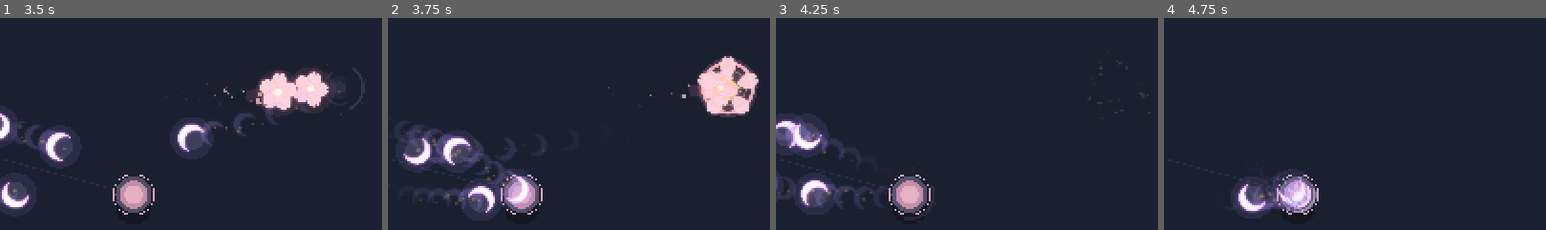
Above: before the commit, frames 1-4 (left to right).
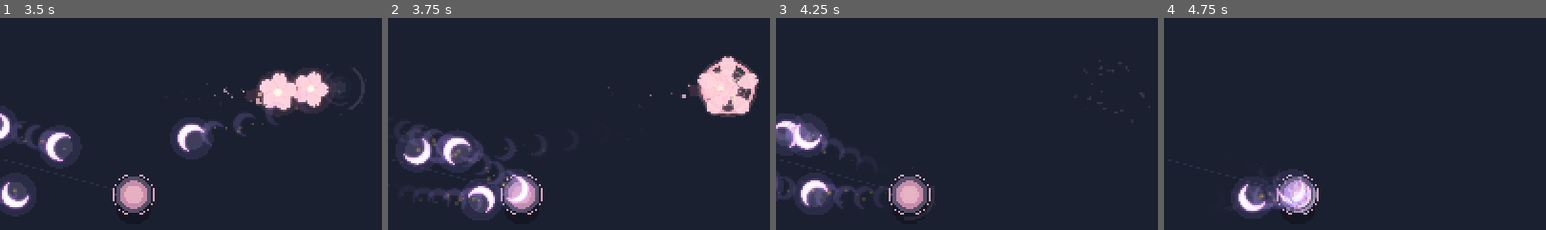
Above: after the commit, the same moments.

Repository: LittleEvasn/Test-Room
Game: Godot game, scene res://scenes/main.tscn
The game is run twice, just before and just after one commit, with the same random seed, the same clock (stepped at 60 frames per second) and the same inputs.
Inputs (mouse positions are % of the whole screen's width and height, from its top left):
- Up to frame 1 (3.5 s): tap Enter at 0.5 s; move the mouse to (72, 44) at 0.52 s; hold Up 0.53-1.28 s; tap 1 at 0.6 s; click (72, 44) at 0.67 s; tap Space at 0.77, 1.52, 3.02 s; move the mouse to (30, 54) at 1.27 s; hold Down 1.28-2.03 s; tap 2 at 1.35 s; move the mouse to (60, 27) at 2.02 s; hold Up from 2.03 s (still down); tap 3 at 2.1 s; move the mouse to (45, 70) at 2.77 s; tap Q at 2.85 s; click (45, 70) at 2.92 s
- Up to frame 2 (3.75 s): move the mouse to (80, 65) at 3.52 s; release Up at 3.53 s; hold Down from 3.53 s (still down); tap E at 3.6 s
- Up to frame 3 (4.25 s): keep holding Down; tap Space at 3.77 s
- Up to frame 4 (4.75 s): keep holding Down; move the mouse to (20, 34) at 4.27 s; tap R at 4.35 s; tap Space at 4.52 s
The pictures show only the part of the screen within x 28-78%, y 28-78%; the shares and areas given below are measured in that part.

Frame 1 is identical in both runs. In frame 2, 0.2% of the frame differs, in the area x 85-93%, y 27-40%; in frame 3, less than 0.1%; in frame 4, nothing differs.

Commit message:
Diversify five-petal bloom burst with pollen diamonds and glint rays

Diff:
--- a/scripts/bloom_burst.gd
+++ b/scripts/bloom_burst.gd
@@ -3,7 +3,6 @@
 ## 충격파는 VFX 실험실에 설정된 폭발 반경까지 확장된다.
 
 const PETAL_TEXTURE: Texture2D = preload("res://assets/꽃.png")
-const SPARK_TEXTURE: Texture2D = preload("res://assets/spark.png")
 const DURATION := 0.62
 
 var elapsed := 0.0
@@ -34,8 +33,10 @@
     for i in spark_count:
         var theta := randf_range(0.0, TAU)
         sparks.append({
-            "vel": Vector2.RIGHT.rotated(theta) * randf_range(65.0, 230.0),
-            "size": randf_range(3.0, 7.0)
+            "vel": Vector2.RIGHT.rotated(theta) * randf_range(80.0, 235.0),
+            "size": randf_range(3.0, 8.0),
+            "kind": i % 3,
+            "angle": randf_range(0.0, TAU)
         })
     queue_redraw()
 
@@ -81,8 +82,30 @@
     for spark in sparks:
         var pt := Vector2(spark["vel"]) * elapsed * (1.0 - 0.25 * progress)
         var size := float(spark["size"]) * (0.45 + 0.55 * (1.0 - progress))
-        draw_texture_rect(SPARK_TEXTURE, Rect2(pt - Vector2.ONE * size, Vector2.ONE * size * 2.0), false, Color(1.0, 0.94, 0.74, 0.9 * (1.0 - progress)))
+        var sparkle_alpha := pow(1.0 - progress, 1.4)
+        match int(spark["kind"]):
+            0:
+                draw_circle(pt, size * 0.78, Color(1.0, 0.53, 0.70, sparkle_alpha * 0.18))
+                draw_circle(pt, size * 0.36, Color(1.0, 0.79, 0.87, sparkle_alpha * 0.86))
+                draw_circle(pt, size * 0.15, Color(1.0, 0.97, 0.82, sparkle_alpha))
+            1:
+                _draw_bloom_diamond(pt, size, float(spark["angle"]) + elapsed * 4.5, Color(1.0, 0.90, 0.74, sparkle_alpha * 0.84))
+            2:
+                var ray := Vector2.RIGHT.rotated(float(spark["angle"]))
+                draw_line(pt - ray * size * 1.5, pt + ray * size * 1.5, Color(1.0, 0.82, 0.86, sparkle_alpha * 0.81), maxf(1.0, size * 0.23), true)
+                draw_line(pt - ray.orthogonal() * size, pt + ray.orthogonal() * size, Color(1.0, 0.92, 0.80, sparkle_alpha * 0.64), maxf(1.0, size * 0.18), true)
 
     var flash := 1.0 - smoothstep(0.0, 0.13, elapsed)
     draw_circle(Vector2.ZERO, blast_radius * 0.16 * (1.0 + open * 0.4), Color(1.0, 0.97, 0.87, 0.85 * flash))
     draw_circle(Vector2.ZERO, blast_radius * 0.075, Color(1.0, 1.0, 1.0, 0.93 * flash))
+
+func _draw_bloom_diamond(at: Vector2, radius: float, angle: float, tint: Color) -> void:
+    var polygon := PackedVector2Array([
+        Vector2(0.0, -radius * 1.4),
+        Vector2(radius * 0.65, 0.0),
+        Vector2(0.0, radius * 1.4),
+        Vector2(-radius * 0.65, 0.0)
+    ])
+    for i in polygon.size():
+        polygon[i] = at + polygon[i].rotated(angle)
+    draw_colored_polygon(polygon, tint)
